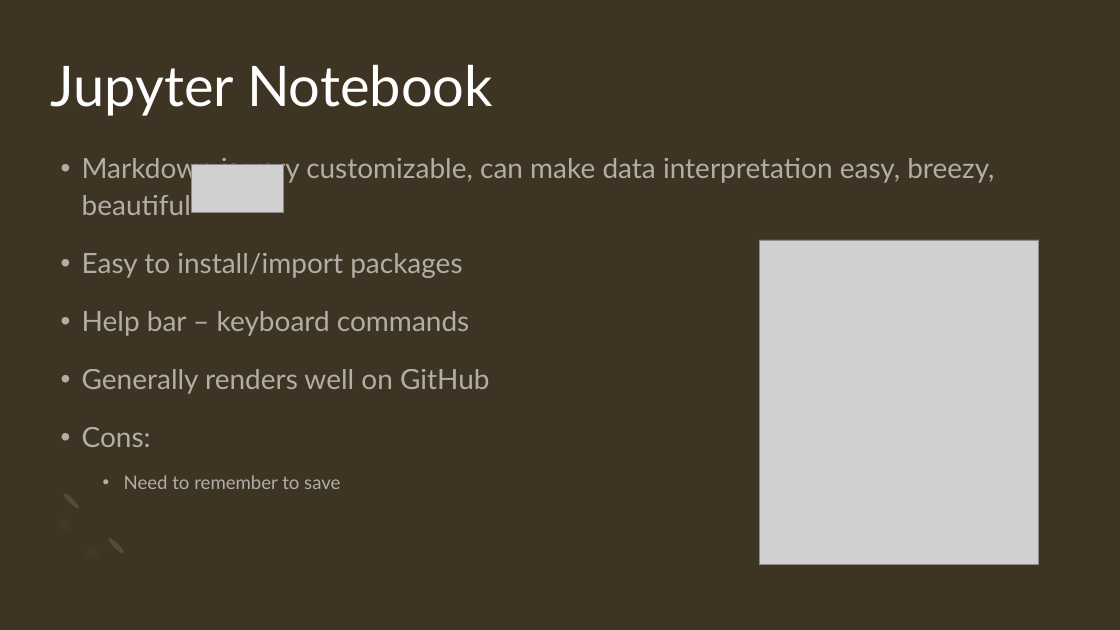
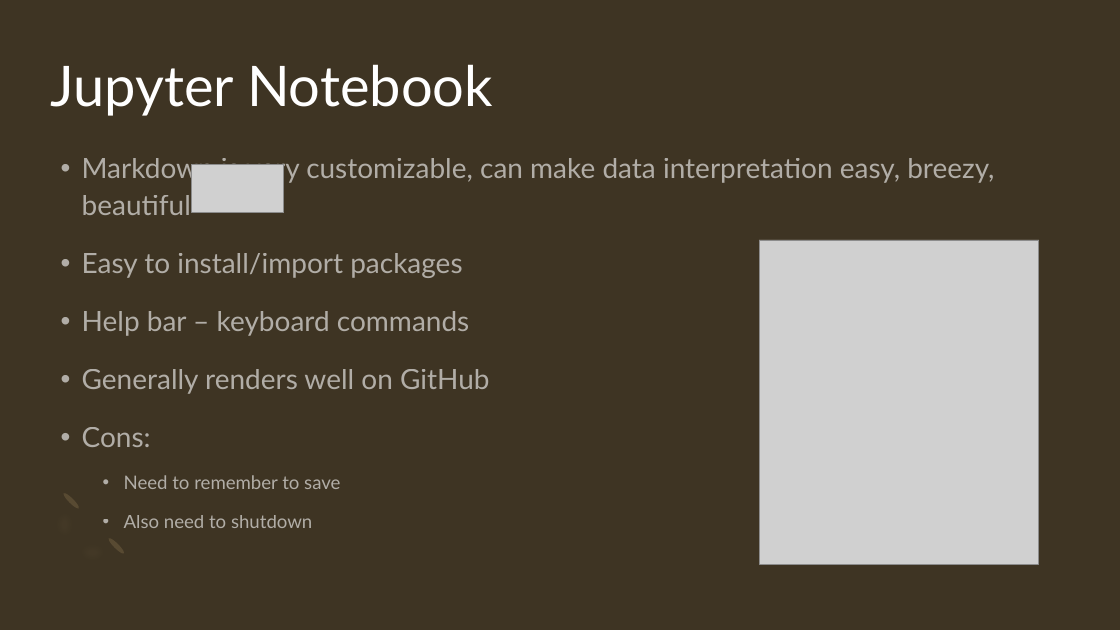
Before and after one commit to JoanneStasiak/JupyterNotebook, a slide deck: slide 8 of Github and jupyter.pptx. Drawn at 1120x630 pixels with LibreOffice and Linux fonts; fonts in the diff are those of the drawing; grey boxes stand for pictures. Boxes give left, top, right and bottom in pixels: in the first picture for what was removed or moved away, otherwise in the second. Text is boxed around its words. In the diff, an @@ line names an element or a change of style, - is before the commit and + after.

```diff
--- a/Github and jupyter.pptx
+++ b/Github and jupyter.pptx
@@ text at box(124, 515, 312, 528): paragraph added @@
+  • Also need to shutdown
```
Also in this commit, not shown: 1 other file.
